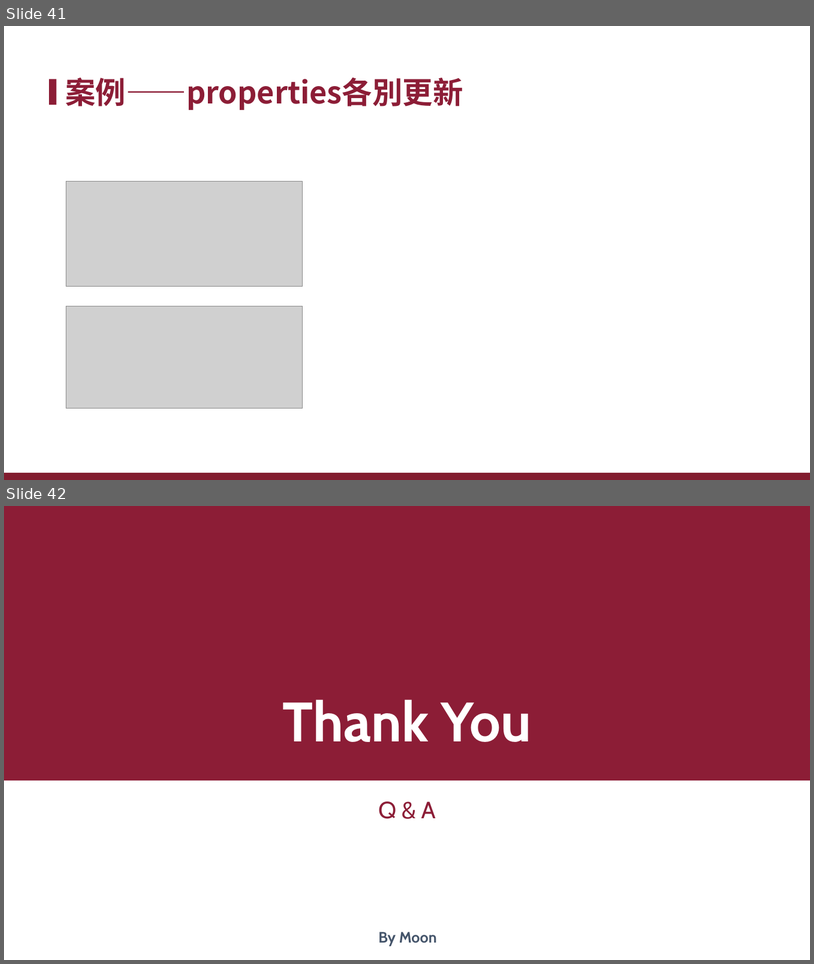
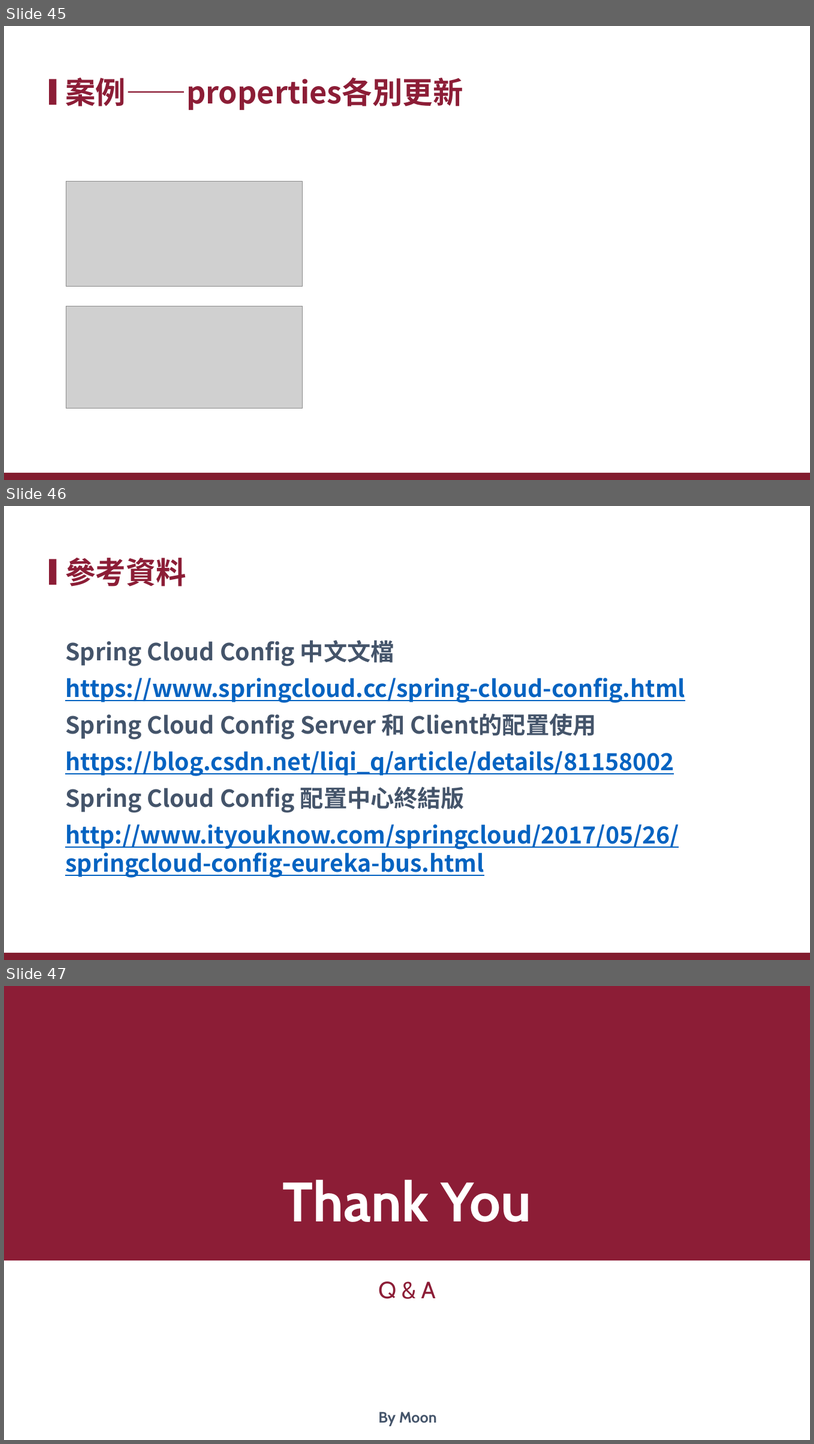
Before and after one commit to xiauchen/4__ConfigAndConsul, a slide deck: 空白PPT.pptx. Shown one above the other, each under a label of ours: slides 41 and 42 before the commit, slides 45, 46 and 47 after it. The pictures are 814x964 and 814x1444 pixels, drawn with LibreOffice and Linux fonts; fonts in the diff are those of the drawing; grey boxes stand for pictures; background and template pictures are left out. Boxes give left, top, right and bottom in pixels: in the first picture for what was removed or moved away, otherwise in the second. Text is boxed around its words. In the diff, an @@ line names an element or a change of style, - is before the commit and + after.

```diff
--- a/空白PPT.pptx
+++ b/空白PPT.pptx
@@ slide 46 added at (4, 506, 810, 960), background #FFFFFF; not listed: 2 template elements that a slide beside it also shows @@
@@ title added at (65, 558, 186, 586), 36 pt, text #8C1D36, bold @@
+參考資料
@@ text added at (65, 640, 686, 877), 28 pt, text #0563C1, bold, underline @@
+Spring Cloud Config 中文文檔
+https://www.springcloud.cc/spring-cloud-config.html
+Spring Cloud Config Server 和 Client的配置使用
+https://blog.csdn.net/liqi_q/article/details/81158002
+Spring Cloud Config 配置中心終結版
+http://www.ityouknow.com/springcloud/2017/05/26/springcloud-config-eureka-bus.html
@@ what was slide 41 is now slide 45 @@
@@ what was slide 42 is now slide 47 @@
```
Also in this commit, not shown: 17 slides changed, 4 other slides added.
